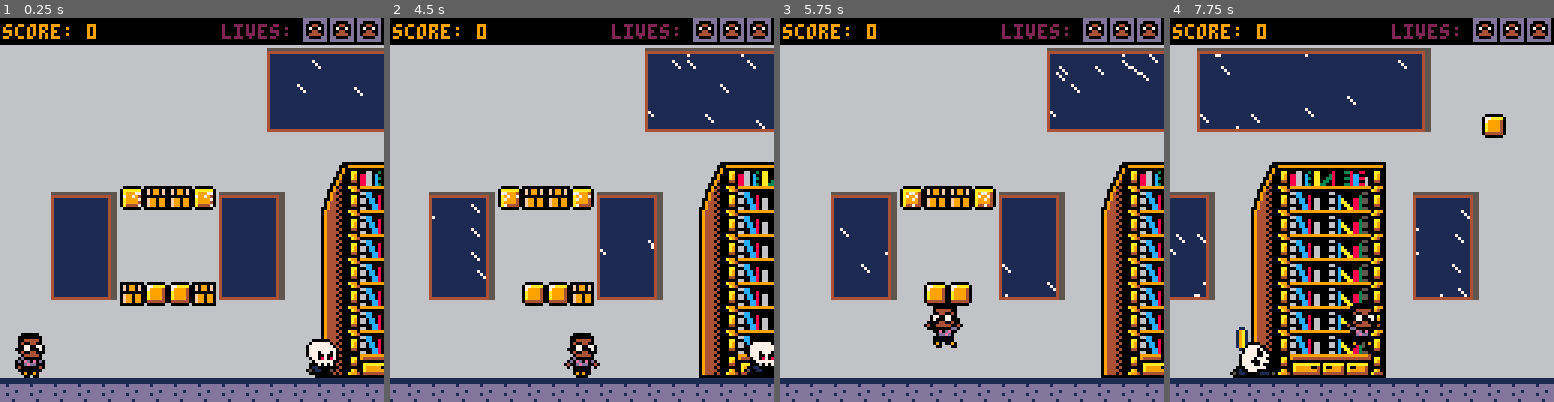
Above: before the commit, frames 1-4 (left to right).
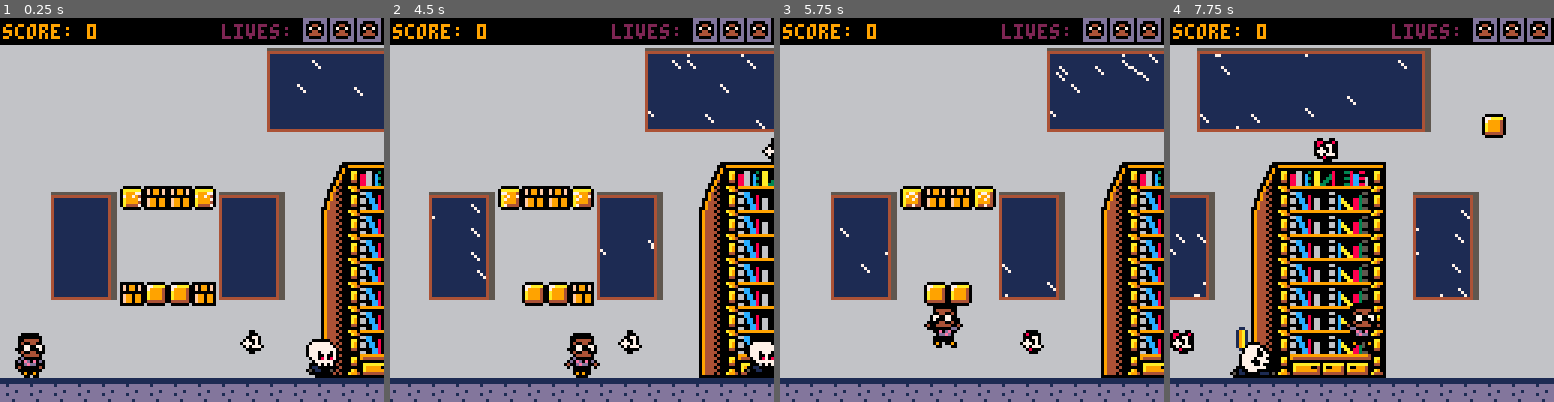
Above: after the commit, the same moments.

Repository: cwrightlibrary/pico-8
Game: PICO-8 cartridge library_game/carts/library-game.p8
The game is run twice, just before and just after one commit, with the same random seed, the same clock (stepped at 60 frames per second) and the same inputs.
Inputs:
- Up to frame 1 (0.25 s): no input
- Up to frame 2 (4.5 s): tap X (X key) at 0.33, 1.07, 1.85, 2.97, 4.08 s; tap O (Z key) at 0.7, 1.7, 2.1, 2.5, 2.9, 3.3, 3.7, 4.1 s; hold Right 1.6-2.1 s; hold Up 2.15-2.42 s; hold Right 2.47-3.03 s; hold Left 3.08-3.58 s; hold Down 3.63-3.97 s; hold Right from 4.02 s (still down)
- Up to frame 3 (5.75 s): tap O (Z key) every 0.4 s from 4.5 to 5.7 s; release Right at 4.68 s; hold Up 4.73-5.03 s; hold Left 5.08-5.68 s; tap X (X key) at 5.2 s; hold Down from 5.73 s (still down)
- Up to frame 4 (7.75 s): release Down at 6.03 s; hold Right 6.08-6.58 s; tap O (Z key) every 0.4 s from 6.1 to 7.7 s; tap X (X key) at 6.32, 7.43 s; hold Right 6.63-7.13 s; hold Up 7.18-7.45 s; hold Right from 7.5 s (still down)

The runs differ from the first frame. In frame 1, 0.2% of the frame differs, in the area x 62-69%, y 81-88%; in frame 2, 0.3%; in frame 3, 0.3%; in frame 4, 0.7%, in the area x 0-44%, y 31-88%.

Commit message:
Add files via upload

Diff:
--- a/library_game/carts/library-game.p8
+++ b/library_game/carts/library-game.p8
@@ -10,6 +10,7 @@
  q_brick_index={}
  p_brick_index={}
  brick_break_index={}
+ life_one_index={}
  platform_searched=false
 
  sk_index={}
@@ -61,6 +62,7 @@
  cam_update()
  coin_update()
  q_brick_update()
+ life_one_update()
 end
 
 function _draw()
@@ -72,6 +74,7 @@
  add_p_brick()
  add_coin()
  add_brick_coin()
+ add_life_one()
  p_draw()
  add_sk()
  add_sk_small()
@@ -82,6 +85,35 @@
   print('press p',cam_x+44,61,7)
  end
  _ui()
+end
+
+function add_life_one()
+ obj_search('life_one',128)
+ for life_one in all(life_one_index) do
+  spr(life_one.sp,life_one.x,life_one.y,life_one.w/8,life_one.h/8)
+ end
+end
+
+function life_one_update()
+ if #life_one_index!=0 then
+  for life_one in all(life_one_index) do
+   life_one.sp+=.15
+   if life_one.sp>=62 then
+    life_one.sp=59
+   end
+   if not life_one.top then
+    if life_one.y>life_one.start_height-life_one.max_height then
+     life_one.y-=.01
+     life_one.top=true
+    end
+   elseif life_one.top then
+    if life_one.y<life_one.start_height then
+     life_one.y+=.01
+     life_one.top=false
+    end
+   end
+  end
+ end
 end
 -->8
 --ui
@@ -967,6 +999,11 @@
     elseif obj_name=='q_brick' then
      if mget(x,y)==138 then
       add_object('q_brick',x,y,8,8)
+      mset(x,y,cell_replace)
+     end
+    elseif obj_name=='life_one' then
+     if mget(x,y)==59 then
+      add_object('life_one',x,y,8,8)
       mset(x,y,cell_replace)
      end
     end
@@ -1094,6 +1131,23 @@
    flr_x=false
   }
   add(brick_break_index,broken)
+ elseif obj_name=='life_one' then
+  local life_one={
+   sp=59,
+   x=objx*8,
+   y=objy*8,
+   w=objw,
+   h=objh,
+   dx=0,
+   dy=0,
+   anim=0,
+   top=false,
+   start_height=objy*8,
+   max_height=5,
+   speed_down=.7,
+   speed_up=.7,
+  }
+  add(life_one_index,life_one)
  end
 end
 --speed limiter
@@ -1187,22 +1241,22 @@
 00000000222200000000222222220000000222222222000000022222222200000002222222220000000222222222090020902222222200000000222222222222
 00000000222220900902222222222090090222222222209009022222222220900902222222222090090222222222002220022222222090022009022222222222
 00000000222222002002222222222200200222222222220020022222222222002002222222222200200222222222222222222222222200222200222222222222
-00000000222220000002222222222222222222222222222222222222222220000002222222222000000222226006600620022002dddddddd2222222222222222
-00000000222200000000222222222000000222222222200000022222222200000000222222220000000022220880008008800080dd0000dd2222222222222222
-00000000222200444440222222220000000022222222000000002222222200444440222222220044444022220800770008007700d004400d2222222222222222
-00000000222204004400222222220044444022222222004444402222222204004400222222220400440022220070070000700700d070070d2222222222222222
-00000000222200770077022222220400440022222222040044002222222200770077022222220077007702220777070007770700d004400d2222222222222222
-00000000222000770007022222220077007702222222007700770222222000770007022222200077000702220070777000707770d044440d2222222222222222
-00000000222204004400022222200077000702222220007700070222222204004400022222220400440002226008000020080000dd0000dd2222222222222222
-00000000222220444440222222220400440002222222040044000222222220444440222222222044444022226660006622200022dddddddd2222222222222222
-0000000022220d00000022222222204444402222222220444440222222220d000000222222220d00000022222222222222222222222222222222222222222222
-000000002220d0ed0e0d022222220d000000222222220d00000022222220d0ed0e0d02222220d0ed0e0d02222222222222222222222222222222222222222222
-00000000220400dedd0040222220d0ed0e0d02222220d0ed0e0d0222220400dedd004022220400dedd0040222222222222222222222222222222222222222222
-000000002220200000000222220400dedd004022220400dedd004022222020000002022222202000000002222222222222222222222222222222222222222222
-00000000222220002000022222202000000002222220200000020222222220000002222222222000000022222222222222222222222222222222222222222222
-00000000222220002209022222222000200022222222200000022222222222000090222222222090009022222222222222222222222222222222222222222222
-00000000222209022200222222220902220902222222209090022222222220900002222222222002200222222222222222222222222222222222222222222222
-00000000222220222222222222222002220002222222220000222222222220022222222222222222222222222222222222222222222222222222222222222222
+00000000222220000002222222222222222222222222222222222222222220000002222222222000000222222222222222222222dddddddd2222222222222222
+00000000222200000000222222222000000222222222200000022222222200000000222222220000000022222222222222222222dd0000dd2222222222222222
+00000000222200444440222222220000000022222222000000002222222200444440222222220044444022222222222222222222d004400d2222222222222222
+00000000222204004400222222220044444022222222004444402222222204004400222222220400440022222222222222222222d070070d2222222222222222
+00000000222200770077022222220400440022222222040044002222222200770077022222220077007702222222222222222222d004400d2222222222222222
+00000000222000770007022222220077007702222222007700770222222000770007022222200077000702222222222222222222d044440d2222222222222222
+00000000222204004400022222200077000702222220007700070222222204004400022222220400440002222222222222222222dd0000dd2222222222222222
+00000000222220444440222222220400440002222222040044000222222220444440222222222044444022222222222222222222dddddddd2222222222222222
+0000000022220d00000022222222204444402222222220444440222222220d000000222222220d00000022222002200222000022222002222200002222222222
+000000002220d0ed0e0d022222220d000000222222220d00000022222220d0ed0e0d02222220d0ed0e0d02220880008020800002222000222080000222222222
+00000000220400dedd0040222220d0ed0e0d02222220d0ed0e0d0222220400dedd004022220400dedd0040220800770020007702220077022000770222222222
+000000002220200000000222220400dedd004022220400dedd004022222020000002022222202000000002220070070020700702207007022070070222222222
+00000000222220002000022222202000000002222220200000020222222220000002222222222000000022220777070007770702077707020777070222222222
+00000000222220002209022222222000200022222222200000022222222222000090222222222090009022220070777020707770207077702070777022222222
+00000000222209022200222222220902220902222222209090022222222220900002222222222002200222222008000022080002220000022208000222222222
+00000000222220222222222222222002220002222222220000222222222220022222222222222222222222222220002222200022222002222220002222222222
 22222222222222222222222222222222222222222222222222222222222222222222222222222222dddddddd660000000000000000000066666666660ddddddd
 22222222222222222222222222222222222222222222222222222222222222222222222222222222dddddddd60dddddddddddddddddddd06666666660ddddddd
 22222222222222222222222222222222222222222222222222222222222222222222222222222222dddddddd0dd00dddddddddddddd00dd0666666660ddddddd
@@ -1276,7 +1330,7 @@
 8080808080808080808080919292929292929292938080808080808080818380808080808080808080808080808080808080808080808080808080808080808080808080808080808080808080808080808080808080808080808080808080808080808080808080808080808080808080808080808080808080808080808080
 8080808080808080808080919292929292929292938080808080808080919380808080808080808081828282828283808080808080808080808080808080808080808080808080808080808080808080808080808080808080808080808080808080808080808080808080808080808080808080808080808080808080808080
 8080808080808080808080a1a2a2a2a2a2a2a2a2a380809d80808080809193808080808080808080919292929292938a908a808080808080808080808080808080808080808080808080808080808080808080808080808080808080808080808080808080808080808080808080808080808080808080808080808080808080
-80808080808080808080808080808080808080808080808080808080809193809d9d9d808080808091929292929293808080808080808080808080808080808080808080808080808080808080808080808080808080808080808080808080808080808080808080808080808080808080808080808080808080808080808080
+808080808080808080808080808080803b8080808080808080808080809193809d9d9d808080808091929292929293808080808080808080808080808080808080808080808080808080808080808080808080808080808080808080808080808080808080808080808080808080808080808080808080808080808080808080
 80808080808080808080808080848586878889808080808080809d908091938080809d8080808060a1a2a2a2a2a2a3808080808080808080808080808080808080808080808080808080808080808080808080808080808080808080808080808080808080808080808080808080808080808080808080808080808080808080
 80808182838a90908a8182838094959697989980818283808080808080a1a38080809d808080809d9d9d9d9d9d8080808080808080808080808080808080808080808080808080808080808080808080808080808080808080808080808080808080808080808080808080808080808080808080808080808080808080808080
 80809192938080808091929380a49596979899809192938080808080909d908080809d80808080808080808080804b4c4c4c4d4e80808080808080808080808080808080808080808080808080808080808080808080808080808080808080808080808080808080808080808080808080808080808080808080808080808080
@@ -1284,7 +1338,7 @@
 80809192938080808091929380a495969798998091929380808080808080808080809d80808080808080808080804f7f7f7f5f5e80808080808080808080808080808080808080808080808080808080808080808080808080808080808080808080808080808080808080808080808080808080808080808080808080808080
 8080a1a2a3909d9d90a1a2a380a4959697989980a1a2a3808080808a8080808a80809d8a9d8a9d808080808080804f7f7f7f5f5e80808080808080808080808080808080808080808080808080808080808080808080808080808080808080808080808080808080808080808080808080808080808080808080808080808080
 80808080808080808080808080a4959697989980808080808080808080808080808080808080808080804b4c4c4c4c4c7a4a5f5e80808080808080808080808080808080808080808080808080808080808080808080808080808080808080808080808080808080808080808080808080808080808080808080808080808080
-80808080808080808080808040a4959697989980808080808080808080808080808040808080808080804f7f7f7f7f7f5f5a5f5e80808080808080808080808080808080808080808080808080808080808080808080808080808080808080808080808080808080808080808080808080808080808080808080808080808080
+808080808080808080803b8040a4959697989980808080808080808080808080808040808080808080804f7f7f7f7f7f5f5a5f5e80808080808080808080808080808080808080808080808080808080808080808080808080808080808080808080808080808080808080808080808080808080808080808080808080808080
 80808080808080808080808080b4a5a6a7a8a980808060808080808080808080808080808080808080805b5c5c5c5c5c5d6a5d5e80808080808080808080808080808080808080808080808080808080808080808080808080808080808080808080808080808080808080808080808080808080808080808080808080808080
 a0a0a0a0a0a0a0a0a0a0a0a0a0a0a0a0a0a0a0a0a0a0a0a0a0a0a0a0a0a0a0a0a0a0a0a0a0a0a0a0a0a0a0a0a0a0a0a0a0a0a0a0a0a0a0a0a0a0a0a0a0a0a0a0a0a0a0a0a0a0a0a0a0a0a0a0a0a0a0a0a0a0a0a0a0a0a0a0a0a0a0a0a0a0a0a0a0a0a0a0a0a0a0a0a0a0a0a0a0a0a0a0a0a0a0a0a0a0a0a0a0a0a0a0a0a0a0a0
 
